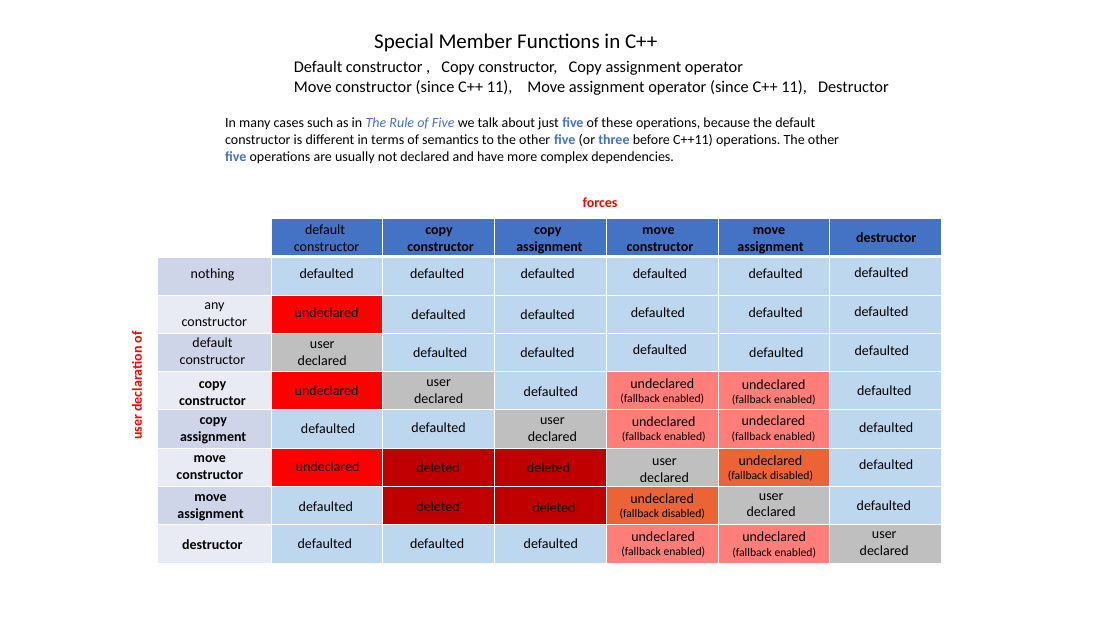
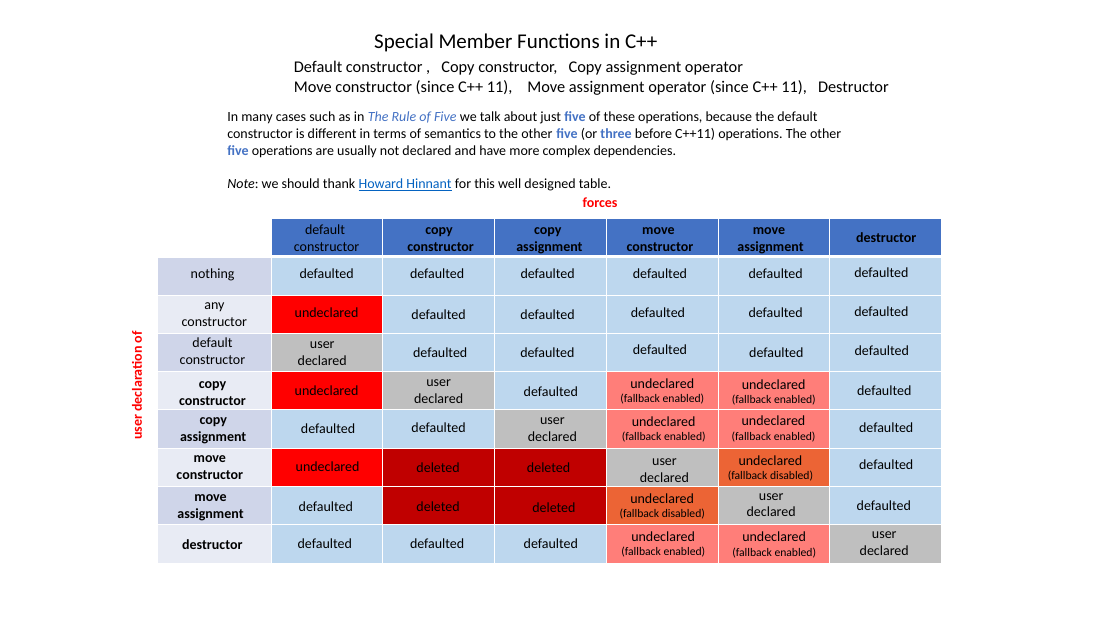
Before and after one commit to dimitarpg13/cpp_move_semantics, a slide deck: slide 1 of basics/SpecialMemberFunctionsInC++.pptx. Drawn at 1120x630 pixels with LibreOffice and Linux fonts; fonts in the diff are those of the drawing. Boxes give left, top, right and bottom in pixels: in the first picture for what was removed or moved away, otherwise in the second. Text is boxed around its words. In the diff, an @@ line names an element or a change of style, - is before the commit and + after.

```diff
--- a/basics/SpecialMemberFunctionsInC++.pptx
+++ b/basics/SpecialMemberFunctionsInC++.pptx
@@ text at (227,178,611,191): paragraph added @@
+Note: we should thank Howard Hinnant for this well designed table.
```
Also in this commit, not shown: 3 other files.
